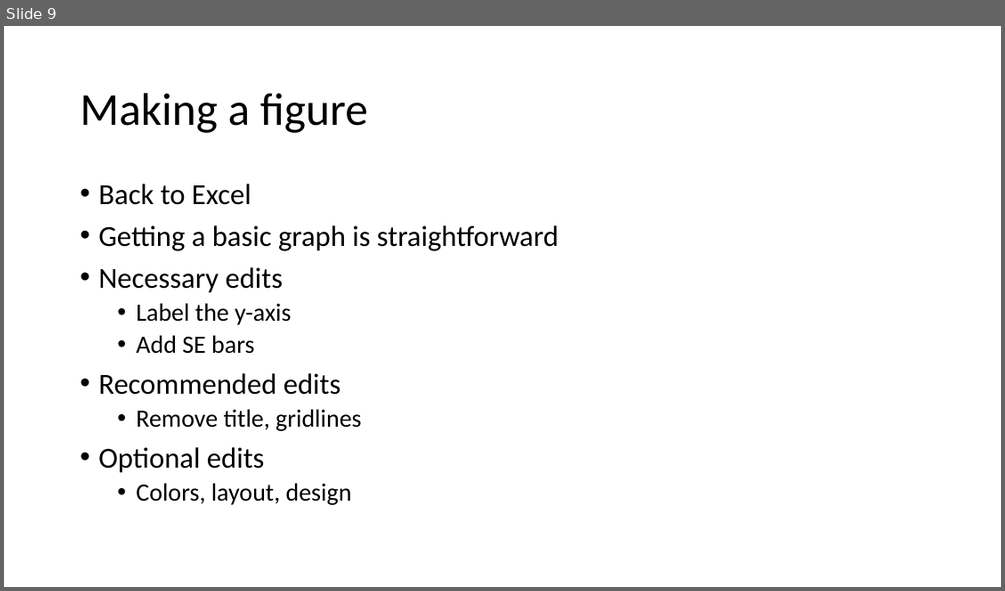
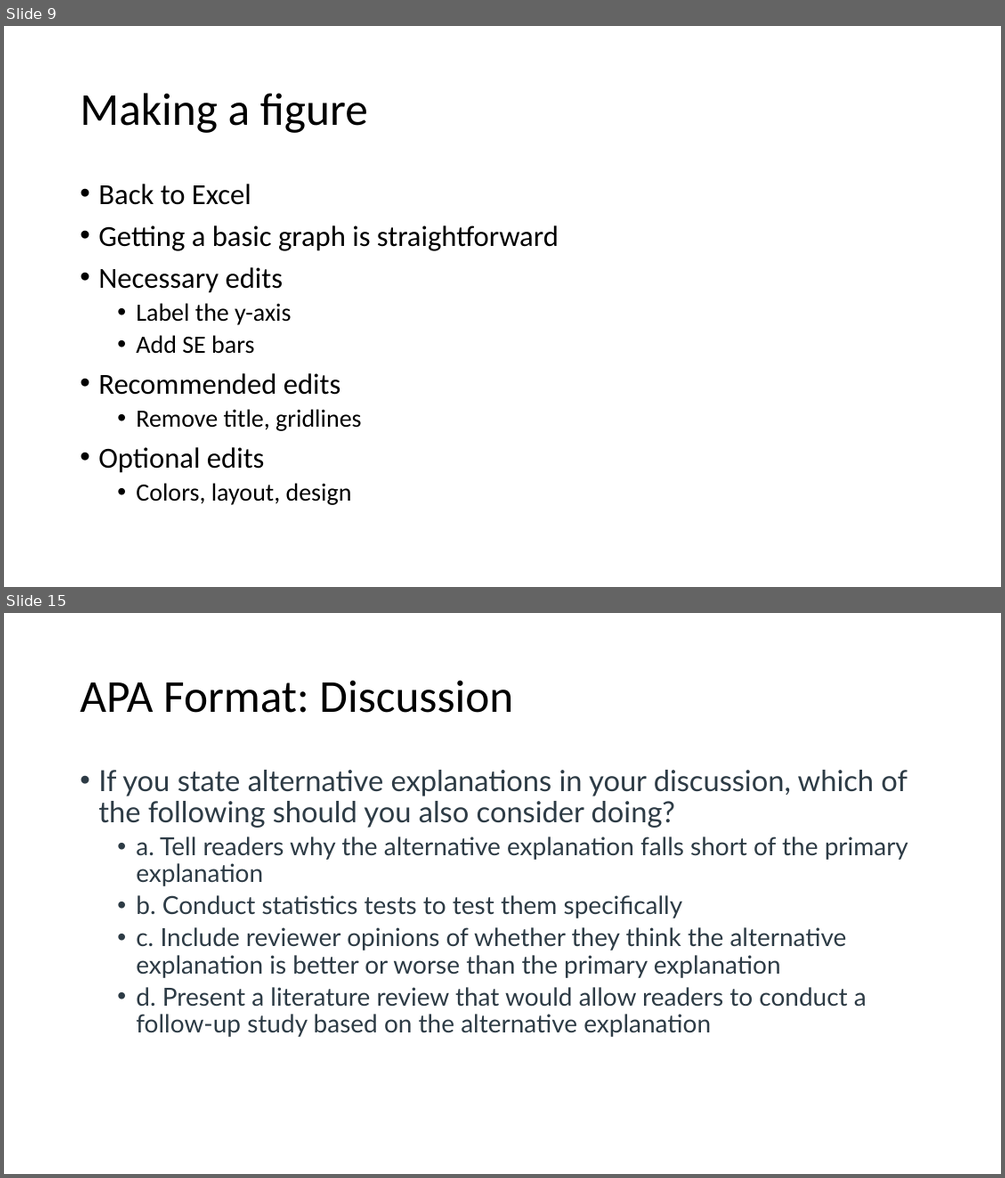
Before and after one commit to preber/Research-Methods, a slide deck: Class Slides 2024/Class 6.pptx. Shown one above the other, each under a label of ours: slide 9 before the commit, slides 9 and 15 after it; the slides between them are not shown. The pictures are 1005x591 and 1005x1178 pixels, drawn with LibreOffice and Linux fonts; fonts in the diff are those of the drawing. Boxes give left, top, right and bottom in pixels: in the first picture for what was removed or moved away, otherwise in the second. Text is boxed around its words. In the diff, an @@ line names an element or a change of style, - is before the commit and + after.

```diff
--- a/Class Slides 2024/Class 6.pptx
+++ b/Class Slides 2024/Class 6.pptx
@@ slide 15 added at [4, 613, 1001, 1174], background #FFFFFF @@
@@ title added at [80, 680, 513, 713], 44 pt, text #000000 @@
+APA Format: Discussion
@@ text added at [98, 770, 908, 1037], 24 pt, text #2D3B45 @@
+• If you state alternative explanations in your discussion, which of the following should you also consider doing?
+  • a. Tell readers why the alternative explanation falls short of the primary explanation
+  • b. Conduct statistics tests to test them specifically
+  • c. Include reviewer opinions of whether they think the alternative explanation is better or worse than the primary explanation
+  • d. Present a literature review that would allow readers to conduct a follow-up study based on the alternative explanation
```
Also in this commit, not shown: 1 slide changed, 12 other slides added, 1 other file.
